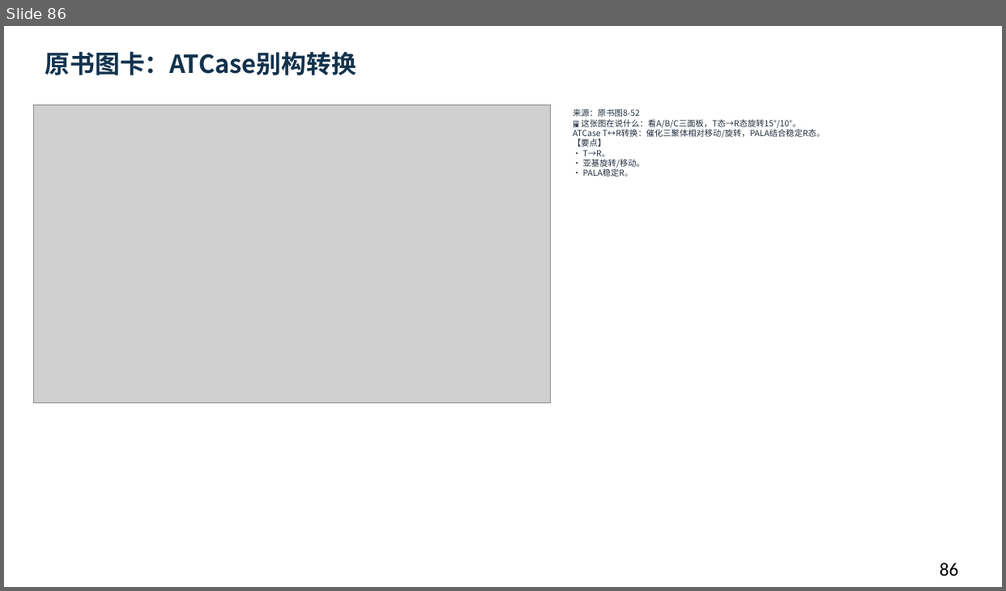
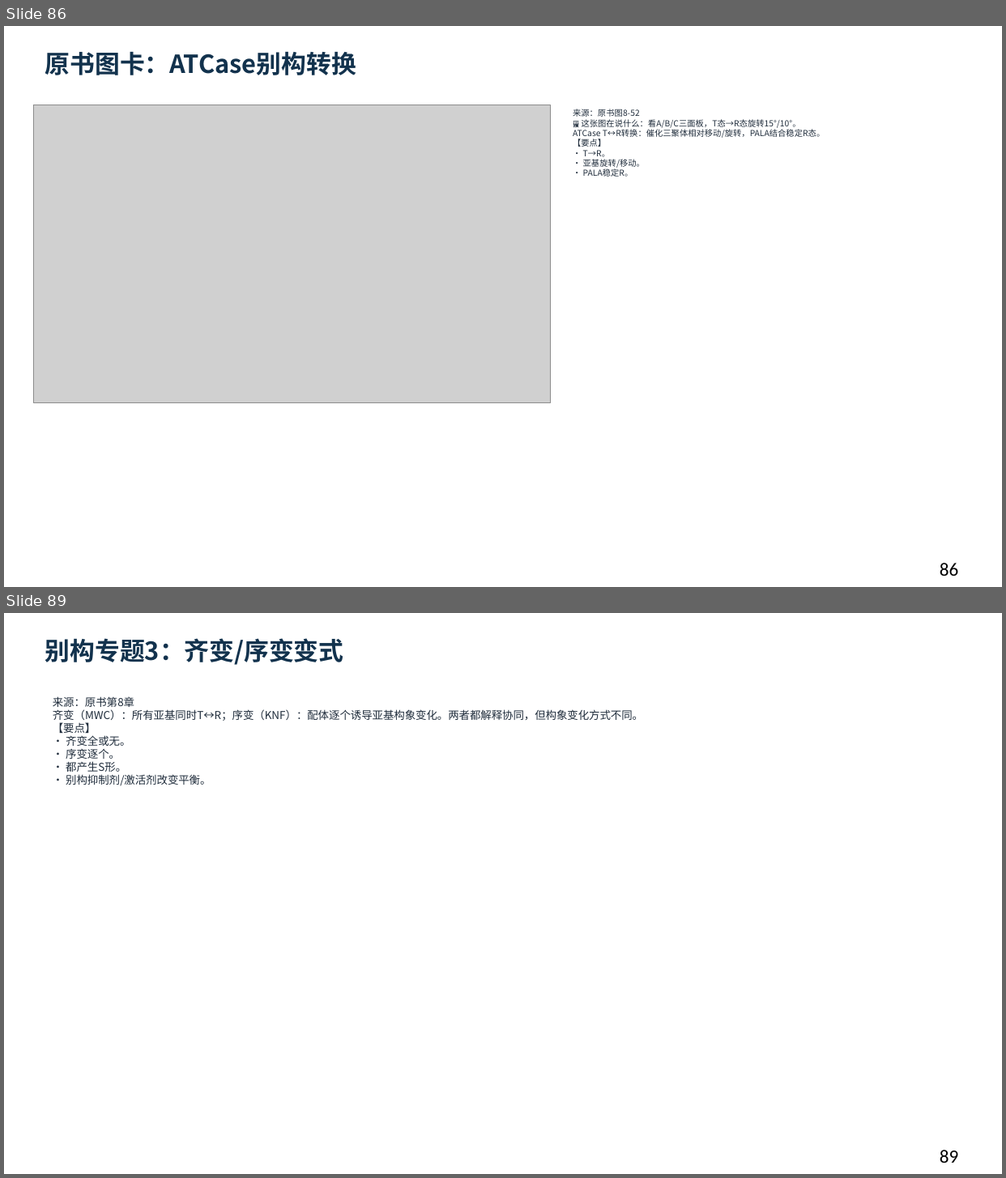
Before and after one commit to newkan-li/Biochemistry, a slide deck: downloads/bc08-ai-style.pptx. Shown one above the other, each under a label of ours: slide 86 before the commit, slides 86 and 89 after it; the slides between them are not shown. The pictures are 1006x591 and 1006x1178 pixels, drawn with LibreOffice and Linux fonts; fonts in the diff are those of the drawing; grey boxes stand for pictures. Boxes give left, top, right and bottom in pixels: in the first picture for what was removed or moved away, otherwise in the second. Text is boxed around its words. In the diff, an @@ line names an element or a change of style, - is before the commit and + after.

```diff
--- a/downloads/bc08-ai-style.pptx
+++ b/downloads/bc08-ai-style.pptx
@@ slide 89 added at (4, 613, 1002, 1174), background #FFFFFF @@
@@ text added at (45, 638, 344, 665), 24 pt, text #12324D, bold @@
+别构专题3：齐变/序变变式
@@ text added at (53, 696, 643, 786), 10.5 pt, text #202D3C @@
+来源：原书第8章
+齐变（MWC）：所有亚基同时T↔R；序变（KNF）：配体逐个诱导亚基构象变化。两者都解释协同，但构象变化方式不同。
+【要点】
+• 齐变全或无。
+• 序变逐个。
+• 都产生S形。
+• 别构抑制剂/激活剂改变平衡。
@@ text added at (940, 1150, 958, 1163), 18 pt, text #000000 @@
+89
```
Also in this commit, not shown: 1 slide changed, 11 other slides added, 10 other files.
